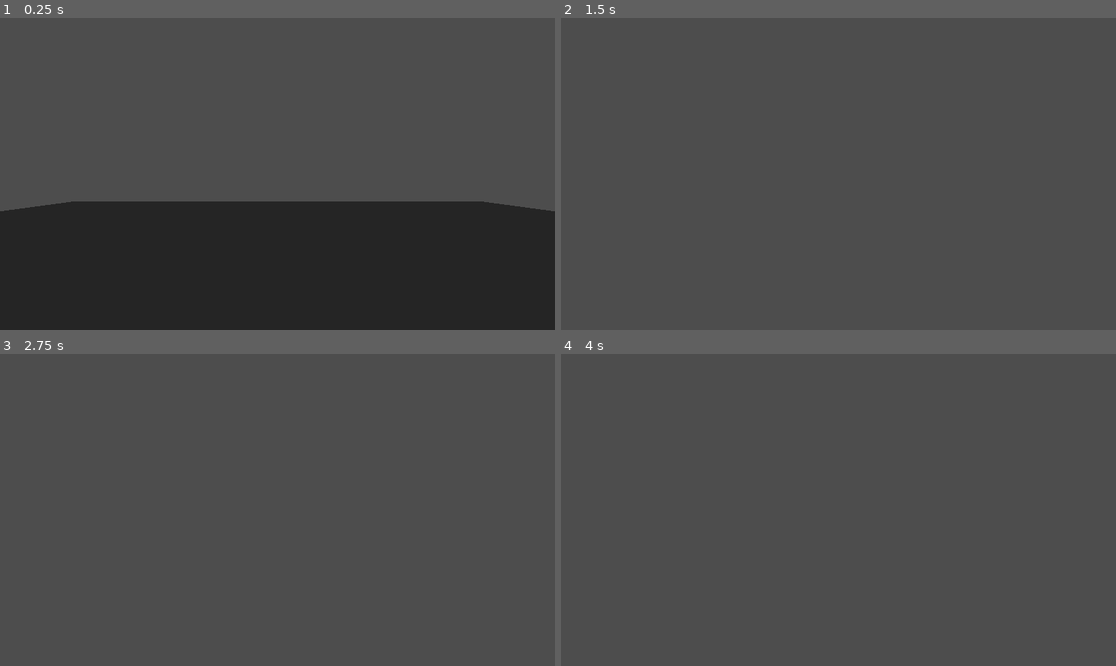
Above: before the commit, frames 1-4 (two rows, left to right).
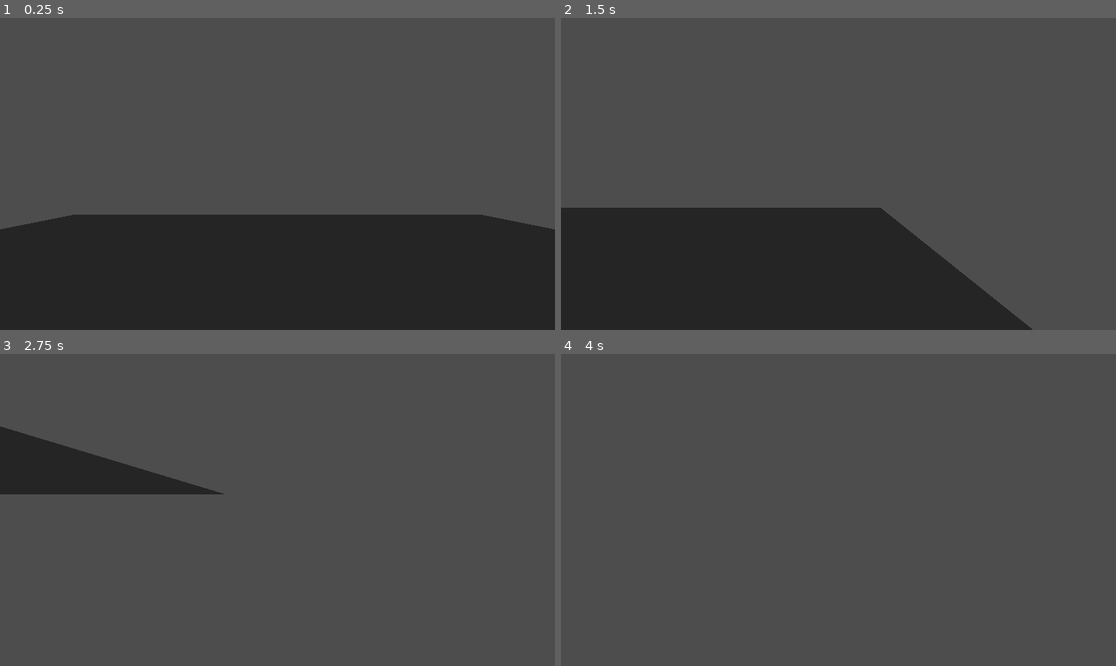
Above: after the commit, the same moments.

Repository: thedevbones/project-hillbilly
Game: Godot game, scene res://world.tscn
The game is run twice, just before and just after one commit, with the same random seed, the same clock (stepped at 60 frames per second) and the same inputs. The project has no main scene, so this scene is started directly.
Inputs (mouse positions are in pixels of both pictures, inside the frame that each line leads up to):
- Up to frame 1 (0.25 s): no input
- Up to frame 2 (1.5 s): tap Enter (ui_accept) at 0.5, 0.77 s; move the mouse to (960, 158) at 0.52 s; hold Right (ui_right) 0.53-1.28 s; move the mouse to (727, 189) at 1.27 s; hold Down (ui_down) from 1.28 s (still down)
- Up to frame 3 (2.75 s): tap Enter (ui_accept) at 1.52 s; move the mouse to (333, 441) at 2.02 s; release Down (ui_down) at 2.03 s; hold Right (ui_right) from 2.03 s (still down)
- Up to frame 4 (4 s): move the mouse to (810, 572) at 2.77 s; release Right (ui_right) at 2.78 s; hold Up (ui_up) 2.78-3.53 s; tap Enter (ui_accept) at 3.02, 3.5, 3.77 s; move the mouse to (1005, 556) at 3.52 s; hold Left (ui_left) from 3.53 s (still down)

The runs differ from the first frame. In frame 1, 4.4% of the frame differs, in the area x 0-100%, y 58-68%; in frame 2, 28%, in the area x 0-85%, y 60-100%; in frame 3, 4.4%; in frame 4, nothing differs.

Commit message:
FER-27 Added mouse functionality and quit button

Diff:
--- a/Player.gd
+++ b/Player.gd
@@ -6,7 +6,20 @@
 
 # Get the gravity from the project settings to be synced with RigidBody nodes.
 var gravity = ProjectSettings.get_setting("physics/3d/default_gravity")
+var mouse_sensitivity = 0.2
 
+func _ready():
+	# Capture the mouse
+	Input.set_mouse_mode(Input.MOUSE_MODE_CAPTURED)
+
+func _input(event):
+	if Input.is_action_just_pressed("ui_cancel"):
+		get_tree().quit()
+	if event is InputEventMouseMotion:
+		rotate_y(deg_to_rad(-event.relative.x * mouse_sensitivity))
+		$Camera3D.rotate_x(deg_to_rad(-event.relative.y * mouse_sensitivity))
+		# Clamp the camera's vertical rotation
+		$Camera3D.rotation.x = clamp($Camera3D.rotation.x, deg_to_rad(-90), deg_to_rad(90))
 
 func _physics_process(delta):
 	# Add the gravity.
--- a/world.tscn
+++ b/world.tscn
@@ -58,4 +58,5 @@
 environment = SubResource("Environment_wbc6u")
 
 [node name="TestFloor" type="CSGBox3D" parent="."]
+use_collision = true
 size = Vector3(10, 0, 10)
